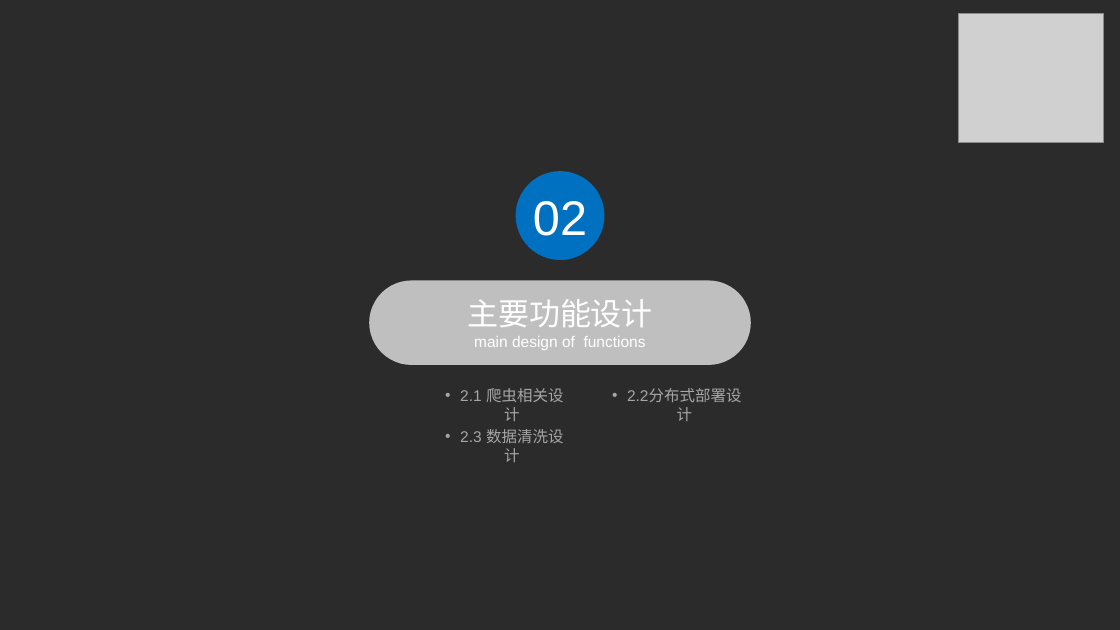
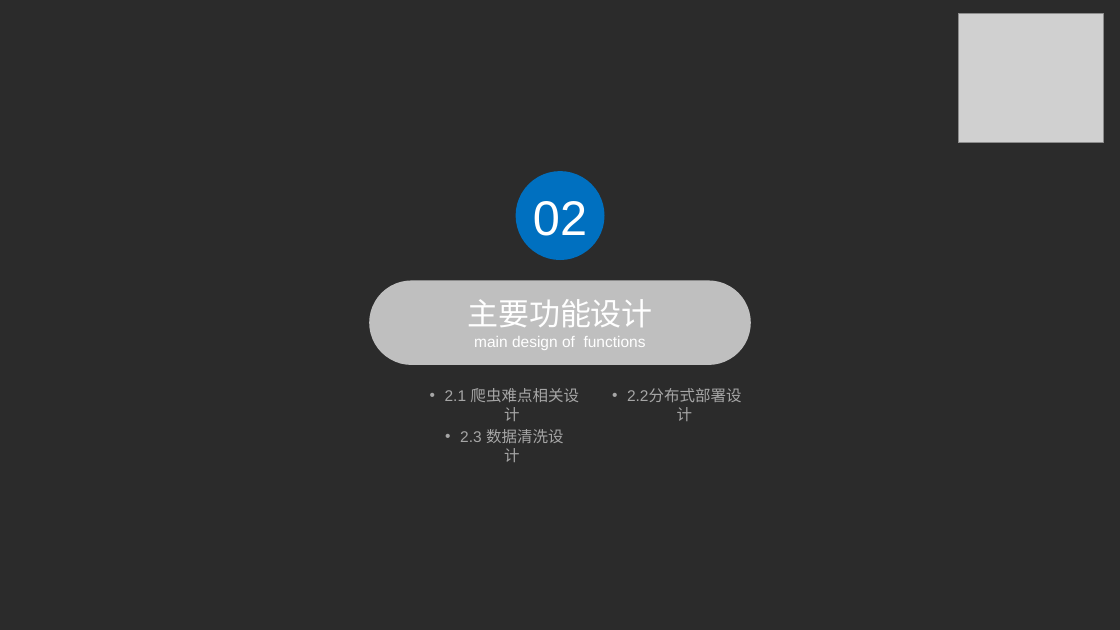
Before and after one commit to dengdengkai/graduation_final, a slide deck: slide 7 of 附件（本册存放系统源码（可运行的工程文件）+答辩PPT）/20153160653_邓凯_毕业设计最终答辩PPT.pptx. Drawn at 1120x630 pixels with LibreOffice and Linux fonts; fonts in the diff are those of the drawing; grey boxes stand for pictures; background and template pictures are left out; a plain dark background stands for a picture behind light text. Boxes give left, top, right and bottom in pixels: in the first picture for what was removed or moved away, otherwise in the second. Text is boxed around its words. In the diff, an @@ line names an element or a change of style, - is before the commit and + after.

```diff
--- a/附件（本册存放系统源码（可运行的工程文件）+答辩PPT）/20153160653_邓凯_毕业设计最终答辩PPT.pptx
+++ b/附件（本册存放系统源码（可运行的工程文件）+答辩PPT）/20153160653_邓凯_毕业设计最终答辩PPT.pptx
@@ text at (445,388,579,402): text changed @@
-  • 2.1 爬虫相关设计
+  • 2.1 爬虫难点相关设计
```
Also in this commit, not shown: 11 other slides changed, 2 other files.
